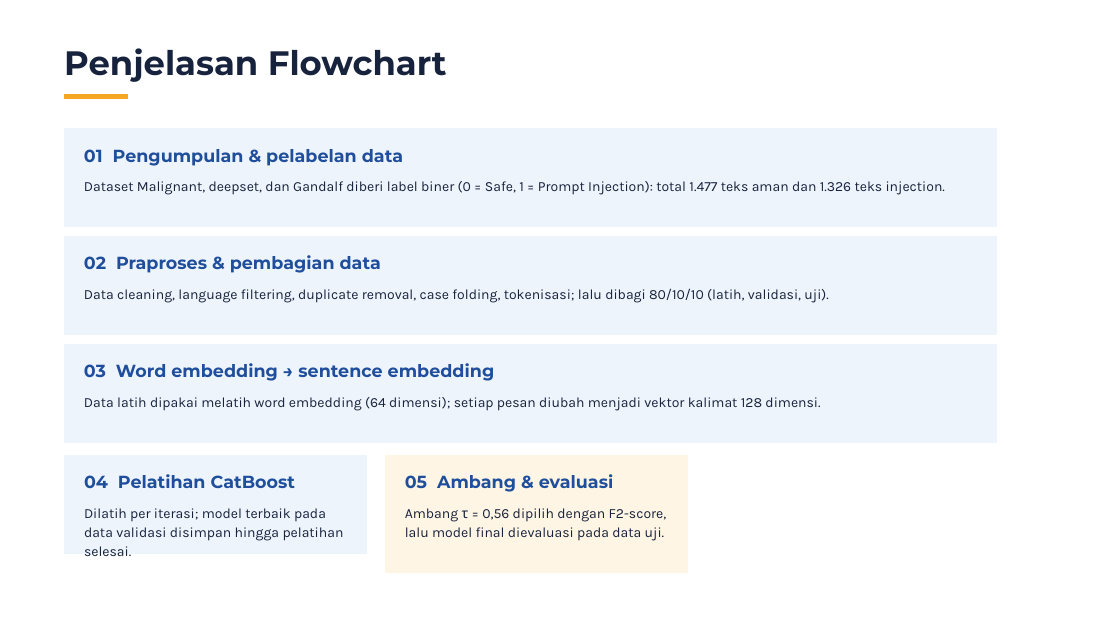
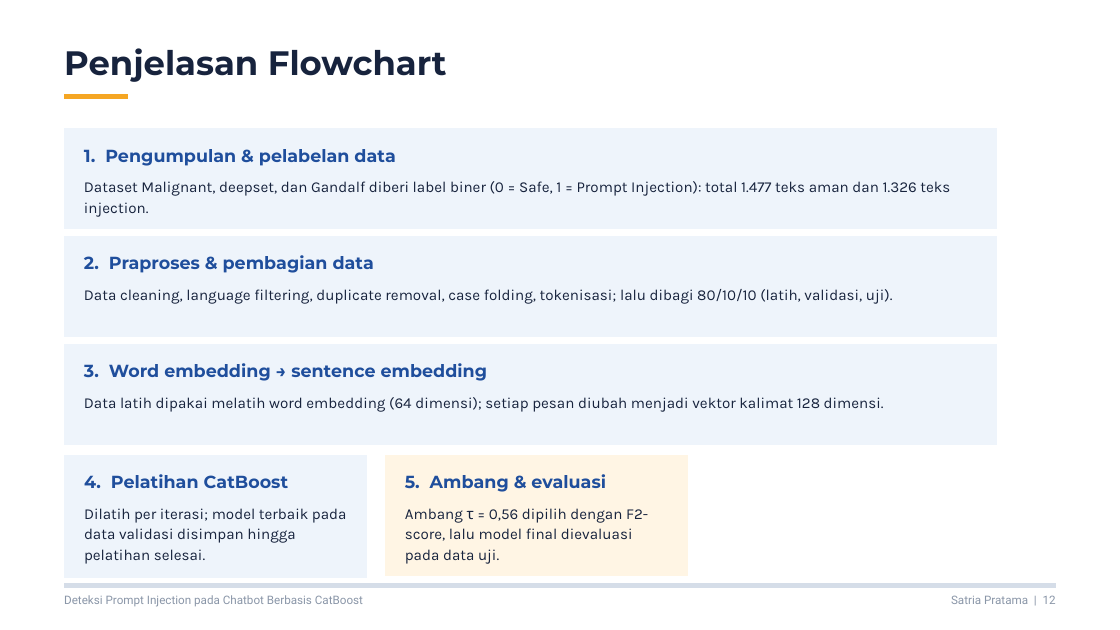
Before and after one commit to philipusmaranata/NetFort-Technologies, a slide deck: slide 12 of presentasi/Sidang_Skripsi_CatBoost.pptx. Drawn at 1120x630 pixels with LibreOffice and Linux fonts; fonts in the diff are those of the drawing. Boxes give left, top, right and bottom in pixels: in the first picture for what was removed or moved away, otherwise in the second. Text is boxed around its words. In the diff, an @@ line names an element or a change of style, - is before the commit and + after.

```diff
--- a/presentasi/Sidang_Skripsi_CatBoost.pptx
+++ b/presentasi/Sidang_Skripsi_CatBoost.pptx
@@ text at [84, 149, 395, 166]: text changed @@
-01 Pengumpulan & pelabelan data
+1. Pengumpulan & pelabelan data
@@ text at [84, 255, 374, 273]: text changed @@
-02 Praproses & pembagian data
+2. Praproses & pembagian data
@@ outline redrawn in 3 elements at [64, 128, 998, 229], [64, 236, 998, 337], [64, 344, 998, 445] @@
@@ text at [84, 363, 488, 381]: text changed @@
-03 Word embedding → sentence embedding
+3. Word embedding → sentence embedding
@@ freeform shape: place and size @@
-freeform shape at [64, 455, 368, 554]
+freeform shape at [64, 455, 368, 577]
@@ text at [84, 474, 289, 488]: text changed @@
-04 Pelatihan CatBoost
+4. Pelatihan CatBoost
@@ freeform shape: place and size @@
-freeform shape at [385, 455, 689, 572]
+freeform shape at [385, 455, 689, 576]
@@ text at [405, 474, 606, 492]: text changed @@
-05 Ambang & evaluasi
+5. Ambang & evaluasi
@@ size 18 to 19.5 pt; line spacing 24.3pt to 26.3pt in 5 elements at [84, 289, 893, 304], [84, 181, 950, 196], [84, 397, 884, 412], [405, 508, 648, 564], [84, 508, 347, 564] @@
@@ freeform shape added at [64, 584, 1056, 588], fill #D5DDE8 @@
@@ text added at [64, 595, 363, 607], 15 pt, text #8A96A8 @@
+Deteksi Prompt Injection pada Chatbot Berbasis CatBoost
@@ text added at [951, 595, 1056, 604], 15 pt, text #8A96A8 @@
+Satria Pratama | 12
```
Also in this commit, not shown: 16 other slides changed, 1 other file.
